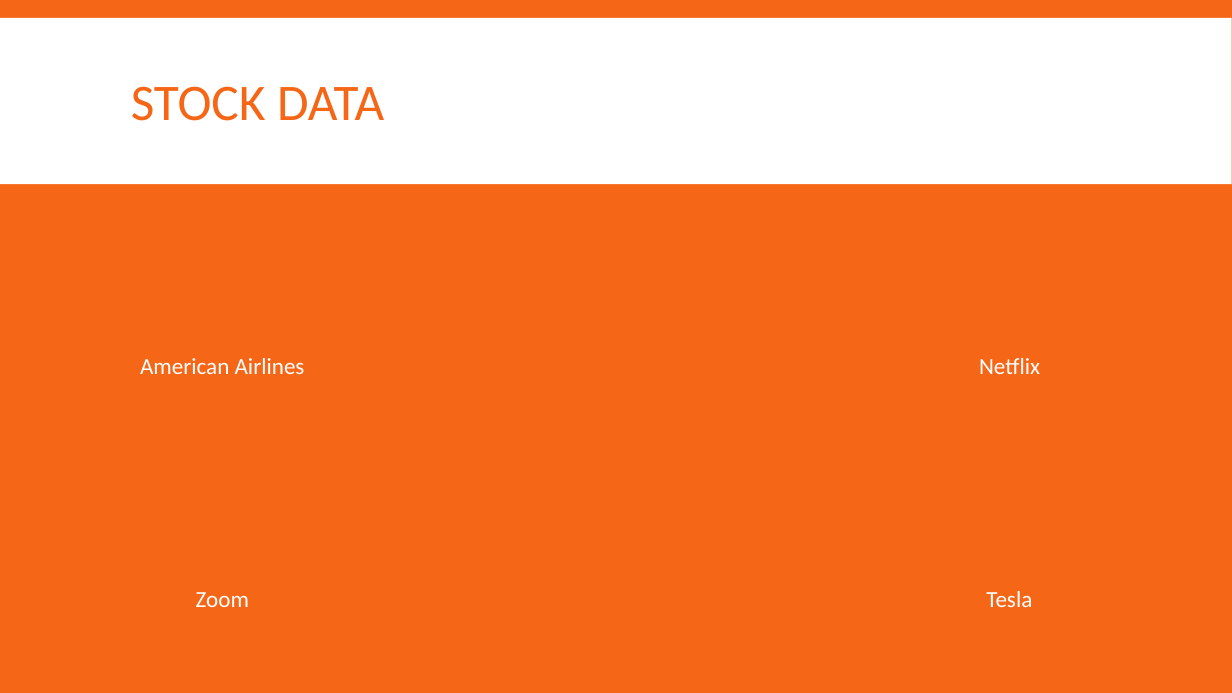
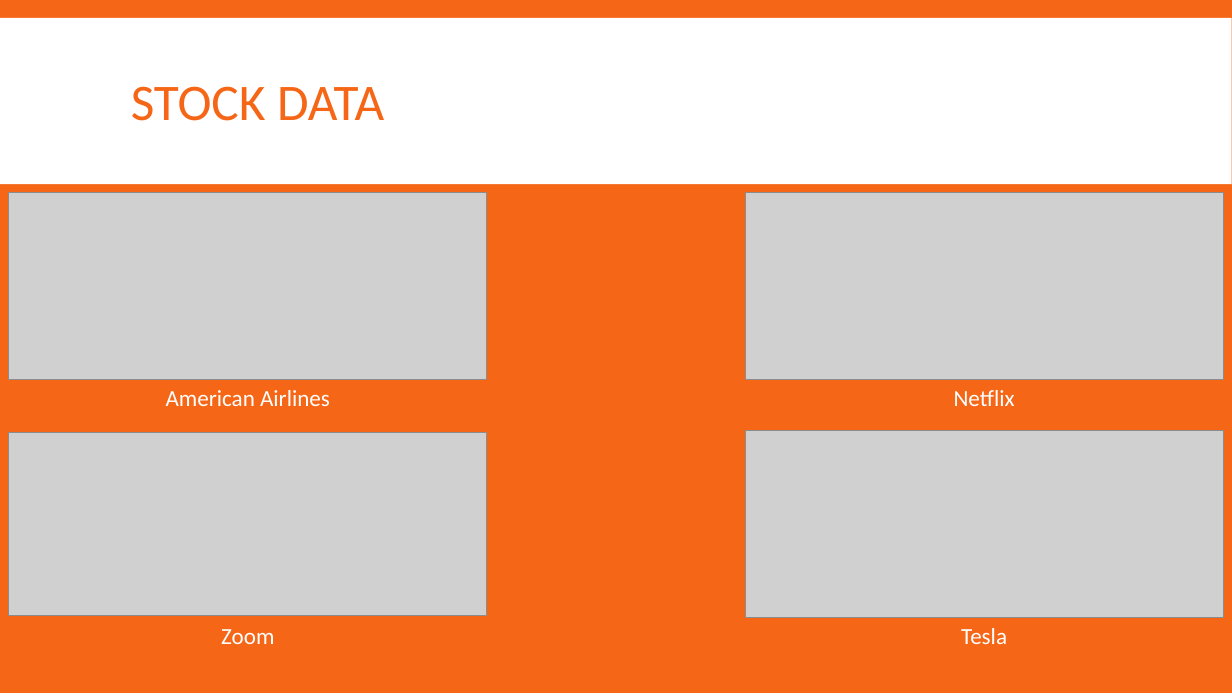
Before and after one commit to dcheung15/DataMiningProject, a slide deck: slide 7 of Powerpoint/Final Project.pptx. Drawn at 1232x693 pixels with LibreOffice and Linux fonts; fonts in the diff are those of the drawing; grey boxes stand for pictures. Boxes give left, top, right and bottom in pixels: in the first picture for what was removed or moved away, otherwise in the second. Text is boxed around its words. In the diff, an @@ line names an element or a change of style, - is before the commit and + after.

```diff
--- a/Powerpoint/Final Project.pptx
+++ b/Powerpoint/Final Project.pptx
@@ picture added at (x1=9, y1=192, x2=487, y2=379) @@
@@ picture added at (x1=745, y1=192, x2=1223, y2=379) @@
@@ text "American Airlines" moved from (x1=140, y1=358, x2=305, y2=374) to (x1=166, y1=390, x2=330, y2=406) @@
@@ text "Netflix" moved from (x1=979, y1=358, x2=1040, y2=374) to (x1=954, y1=390, x2=1015, y2=406) @@
@@ picture added at (x1=9, y1=433, x2=487, y2=616) @@
@@ picture added at (x1=745, y1=431, x2=1223, y2=617) @@
@@ text "Zoom" moved from (x1=196, y1=592, x2=249, y2=607) to (x1=221, y1=629, x2=274, y2=644) @@
@@ text "Tesla" moved from (x1=986, y1=591, x2=1032, y2=607) to (x1=961, y1=628, x2=1007, y2=644) @@
```
Also in this commit, not shown: 1 other slide changed.
